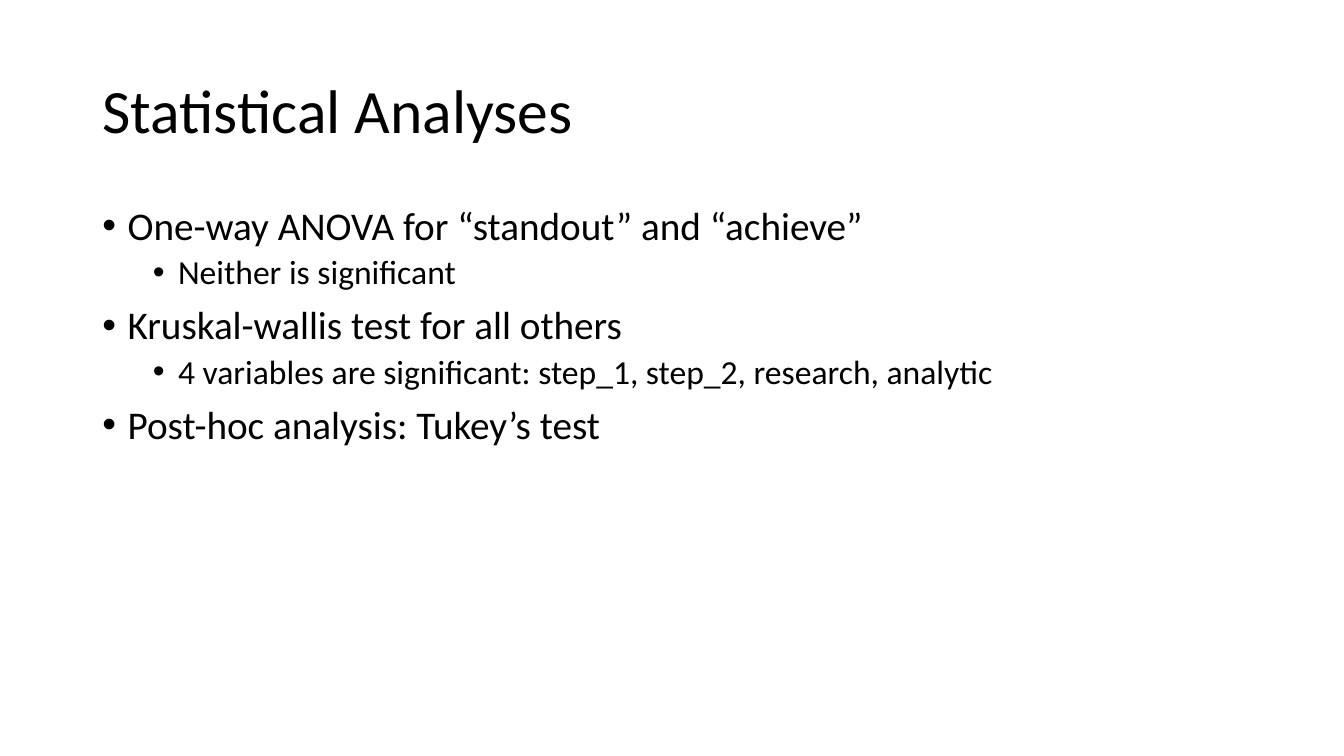
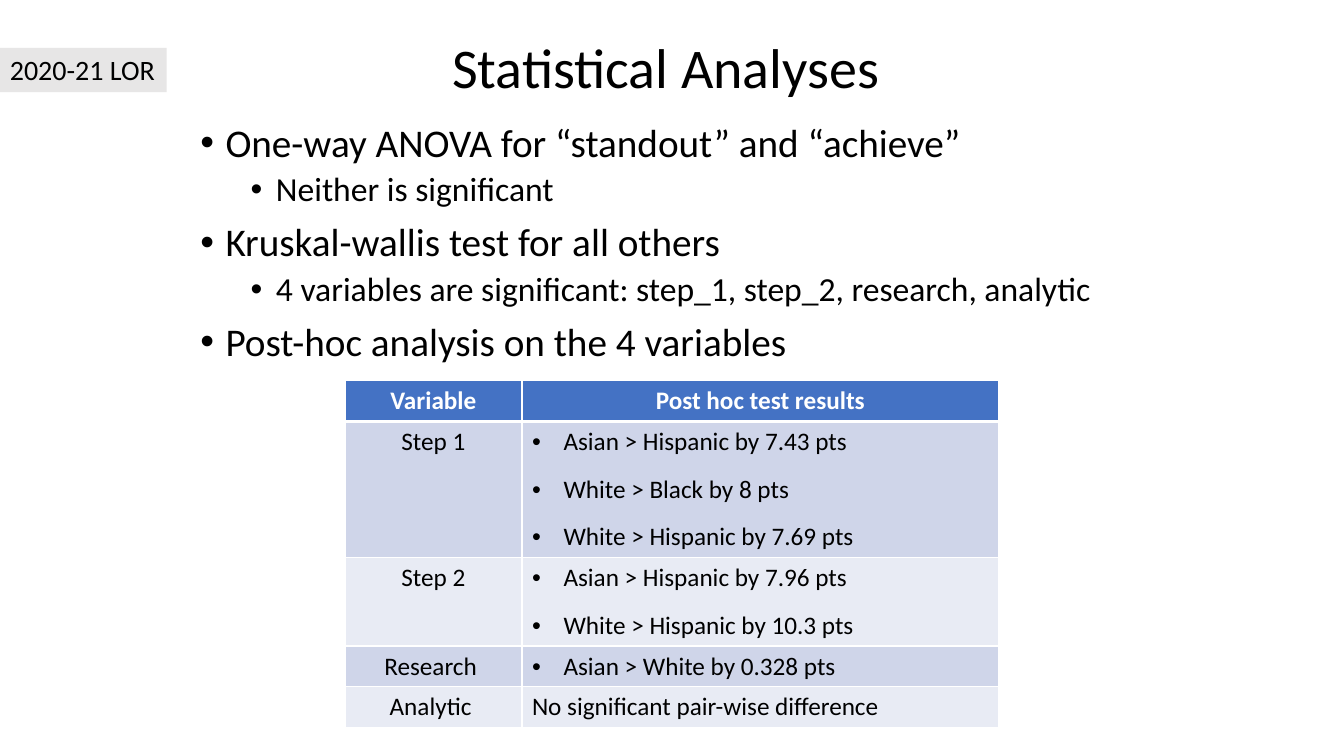
Before and after one commit to tiffanydho/ENT_research, a slide deck: slide 8 of ERAS_Linguistics/ERAS_race_report.pptx. Drawn at 1344x756 pixels with LibreOffice and Linux fonts; fonts in the diff are those of the drawing. Boxes give left, top, right and bottom in pixels: in the first picture for what was removed or moved away, otherwise in the second. Text is boxed around its words. In the diff, an @@ line names an element or a change of style, - is before the commit and + after.

```diff
--- a/ERAS_Linguistics/ERAS_race_report.pptx
+++ b/ERAS_Linguistics/ERAS_race_report.pptx
@@ rectangle added at bbox=[0, 48, 166, 93], fill #E7E6E6, 20 pt, text #000000 @@
+2020-21 LOR
@@ title "Statistical Analyses": place and size @@
-title "Statistical Analyses" at bbox=[102, 90, 573, 143]
+title "Statistical Analyses" at bbox=[452, 49, 879, 97]
@@ title "Statistical Analyses" at bbox=[452, 49, 879, 97]: size 44 to 40 pt; alignment left to centre @@
@@ text "One-way ANOVA for “standout” and ...": place and size @@
-text "One-way ANOVA for “standout” and ..." at bbox=[128, 212, 993, 446]
+text "One-way ANOVA for “standout” and ..." at bbox=[226, 129, 1090, 363]
@@ text at bbox=[226, 328, 787, 363]: text changed @@
-• Post-hoc analysis: Tukey’s test
+• Post-hoc analysis on the 4 variables
@@ table added at bbox=[345, 381, 999, 726], 5 rows, 2 columns @@
+Variable | Post hoc test results
+Step 1 | Asian > Hispanic by 7.43 pts / White > Black by 8 pts / White > Hispanic by 7.69 pts
+Step 2 | Asian > Hispanic by 7.96 pts / White > Hispanic by 10.3 pts
+Research | Asian > White by 0.328 pts
+Analytic | No significant pair-wise difference
```
Also in this commit, not shown: 8 other slides changed, 38 slides added, 1 slide removed, 6 other files.
